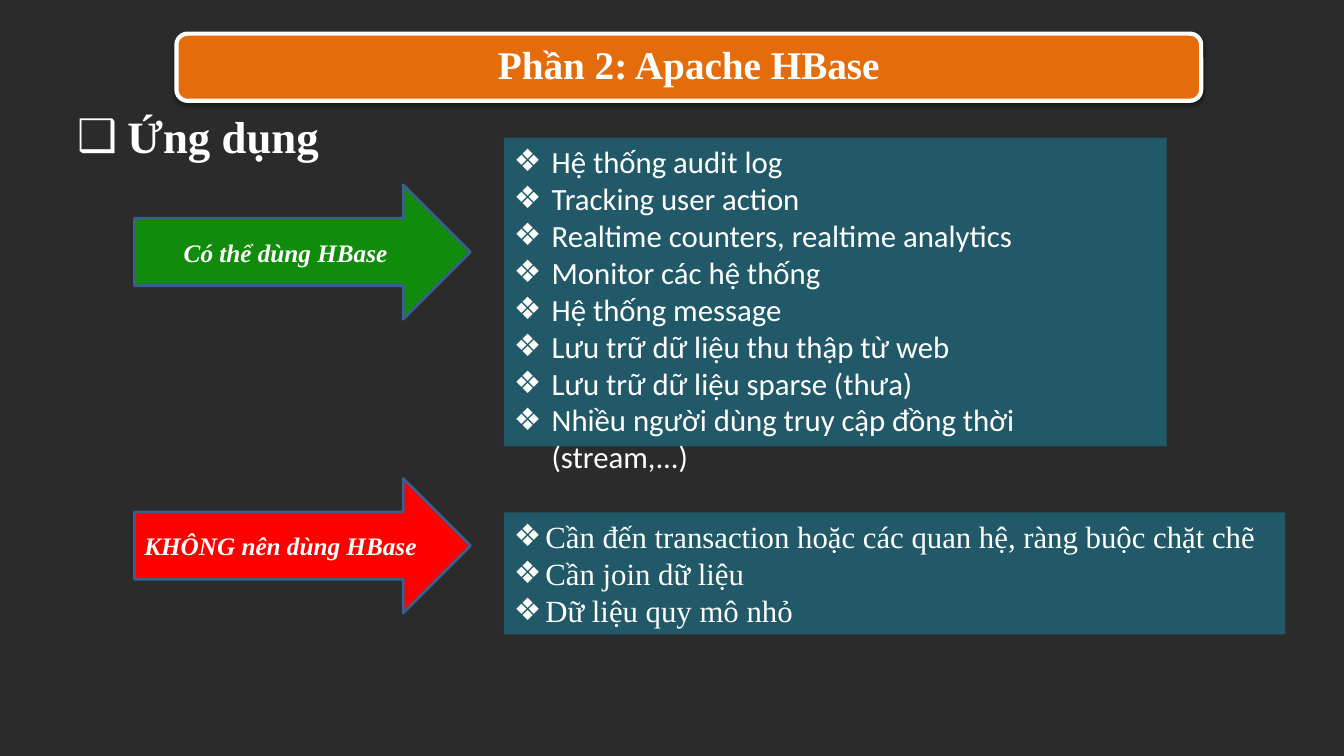
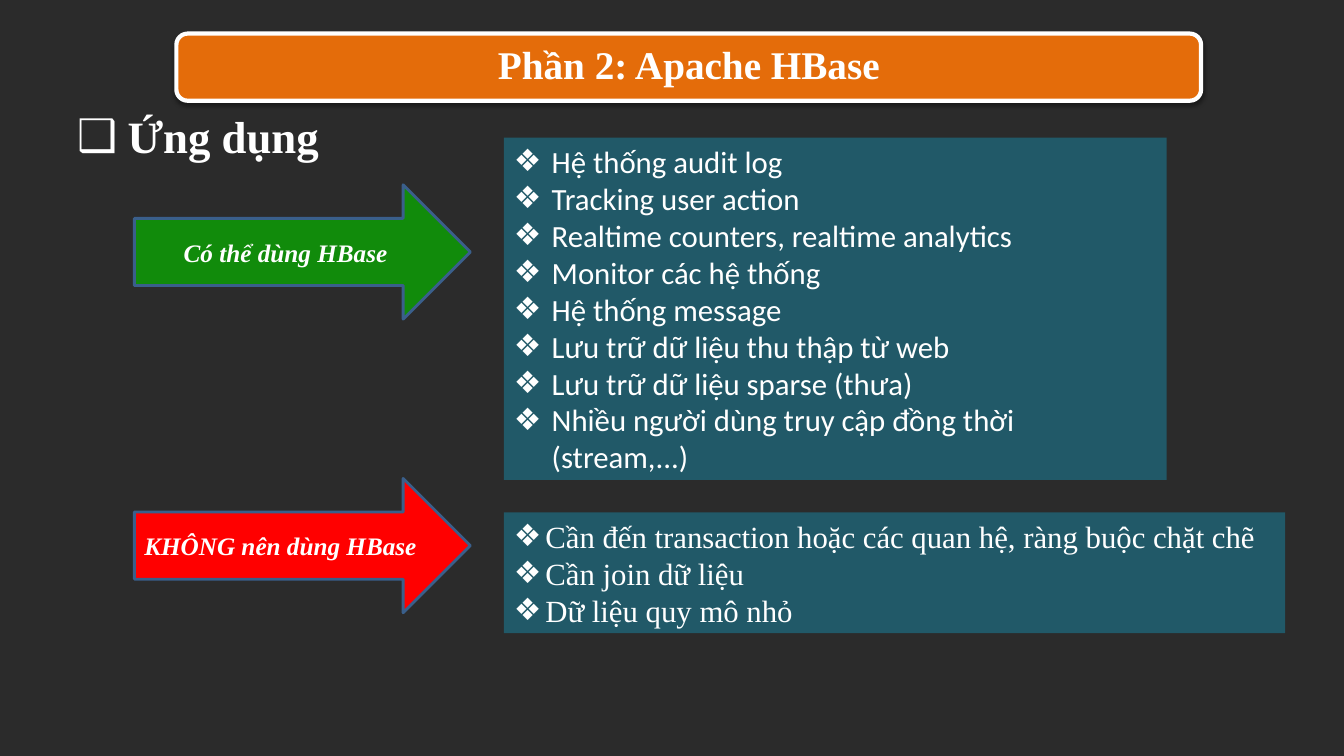
Before and after one commit to trandinhlam/document, a slide deck: slide 8 of CSDLNangCao/seminar_slide.pptx. Drawn at 1344x756 pixels with LibreOffice and Linux fonts; fonts in the diff are those of the drawing; background and template pictures are left out; a plain dark background stands for a picture behind light text. Boxes give left, top, right and bottom in pixels: in the first picture for what was removed or moved away, otherwise in the second. Text is boxed around its words. In the diff, an @@ line names an element or a change of style, - is before the commit and + after.

```diff
--- a/CSDLNangCao/seminar_slide.pptx
+++ b/CSDLNangCao/seminar_slide.pptx
@@ rectangle "Hệ thống audit log": place and size @@
-rectangle "Hệ thống audit log" at (504, 138, 1168, 447)
+rectangle "Hệ thống audit log" at (504, 138, 1168, 481)
@@ rectangle "Hệ thống audit log" at (504, 138, 1168, 481): indent changed @@
```
Also in this commit, not shown: 18 other slides changed, 1 slide added, 2 slides removed, 16 other files.
